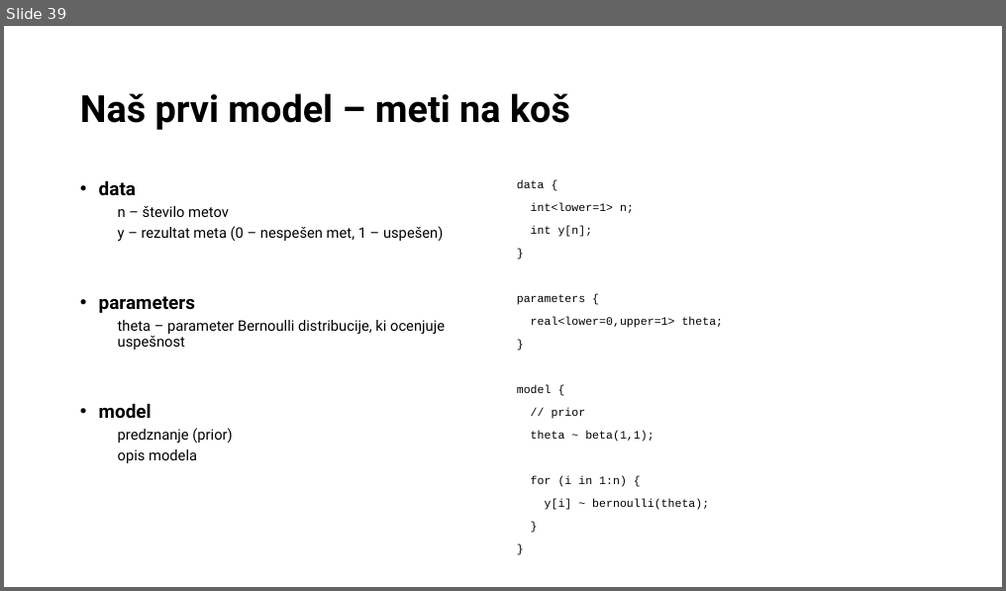
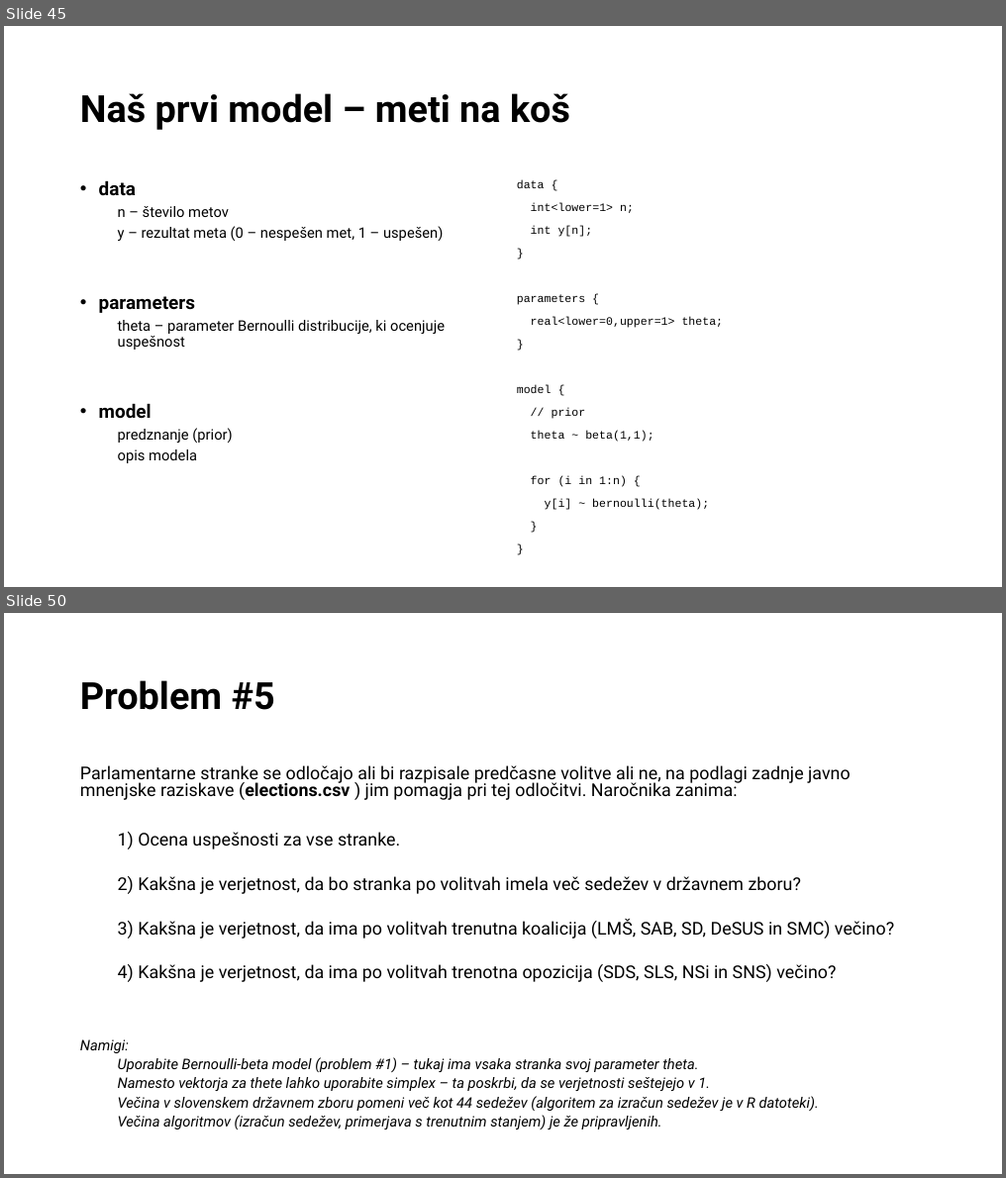
Before and after one commit to bstatcomp/Stan-Intro-Workshop, a slide deck: slides/prezentacija.pptx. Shown one above the other, each under a label of ours: slide 39 before the commit, slides 45 and 50 after it; the slides between them are not shown. The pictures are 1006x591 and 1006x1178 pixels, drawn with LibreOffice and Linux fonts; fonts in the diff are those of the drawing. Boxes give left, top, right and bottom in pixels: in the first picture for what was removed or moved away, otherwise in the second. Text is boxed around its words. In the diff, an @@ line names an element or a change of style, - is before the commit and + after.

```diff
--- a/slides/prezentacija.pptx
+++ b/slides/prezentacija.pptx
@@ slide 50 added at [4,613,1002,1174], background #FFFFFF @@
@@ title added at [80,680,275,710], 36 pt, text #000000, bold @@
+Problem #5
@@ text added at [80,765,894,1130], 17 pt, text #000000 @@
+Parlamentarne stranke se odločajo ali bi razpisale predčasne volitve ali ne, na podlagi zadnje javno mnenjske raziskave (elections.csv ) jim pomagja pri tej odločitvi. Naročnika zanima:
+  1) Ocena uspešnosti za vse stranke.
+  2) Kakšna je verjetnost, da bo stranka po volitvah imela več sedežev v državnem zboru?
+  3) Kakšna je verjetnost, da ima po volitvah trenutna koalicija (LMŠ, SAB, SD, DeSUS in SMC) večino?
+  4) Kakšna je verjetnost, da ima po volitvah trenotna opozicija (SDS, SLS, NSi in SNS) večino?
+Namigi:
+  Uporabite Bernoulli-beta model (problem #1) – tukaj ima vsaka stranka svoj parameter theta.
+  Namesto vektorja za thete lahko uporabite simplex – ta poskrbi, da se verjetnosti seštejejo v 1.
+  Večina v slovenskem državnem zboru pomeni več kot 44 sedežev (algoritem za izračun sedežev je v R datoteki).
+  Večina algoritmov (izračun sedežev, primerjava s trenutnim stanjem) je že pripravljenih.
@@ what was slide 39 is now slide 45 @@
```
Also in this commit, not shown: 6 slides changed, 7 other slides added, 2 slides removed, 18 other files.
